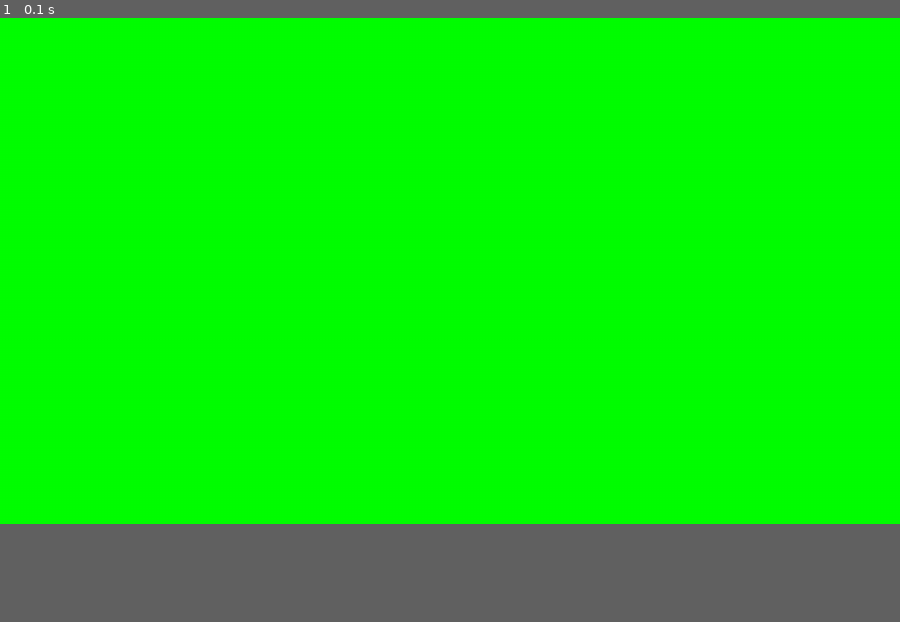
Above: before the commit, frame 1.
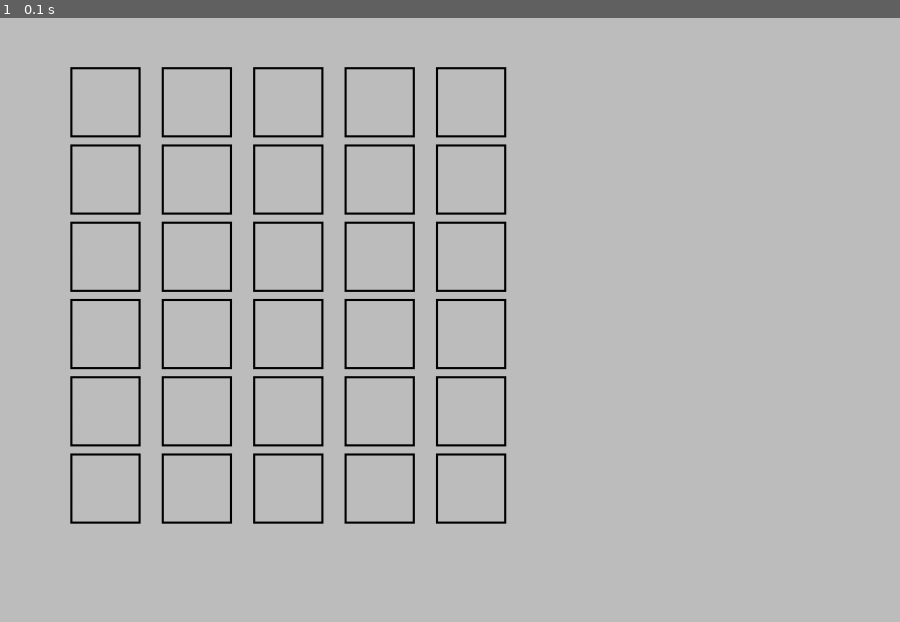
Above: after the commit, the same moment.

Repository: SandorMore/WordleQuant
Game: pygame game, started from main.py
Same seed, same stepped clock (60 frames per second), same inputs: the game is played once before the commit and once after it.
Inputs:
- Up to frame 1 (0.1 s): no input
The window is 900x506 before the commit and 900x604 after it. Grey fills any space a smaller window leaves; there, only what the larger window draws over its background counts as a difference.

The runs differ from the first frame. In frame 1, 84% of the frame differs, in the area x 0-100%, y 0-84%.

Commit message:
added letter slots

Diff:
--- a/main.py
+++ b/main.py
@@ -1,25 +1,44 @@
 import pygame as pg
-from utilities.model import Word
+from utilities.model import Word, Slot
 from utilities.pygameutil import Reader
 from utilities.model import wordFrequency
+
 reader = Reader("assets/words.txt")
 word = Word(5)
+slotList : list = []
+def DrawSlots(s:pg.display):
+
+    left, top = 100, 70
+    initialLeft = 100
+
+    for i in range(6):
+        for i in range(5):
+            pg.draw.rect(s, "black", [left, top, 100, 100], 3)
+            slotList.append(Slot(left,top,100,100))
+            left += 130
+
+        left = initialLeft
+        top += 110
+
 
 def main():
     pg.init()
-    screen = pg.display.set_mode((1280, 720))
+    screen = pg.display.set_mode((1280, 860))
     clock = pg.time.Clock()
+
     while True:
-       screen.fill(color = "green")
+        screen.fill(color = "gray")
 
-       for event in pg.event.get():
+        DrawSlots(s=screen)
+
+        for event in pg.event.get():
           if event.type == pg.QUIT:
             pg.quit()
             raise SystemExit
 
-       pg.display.flip()
+        pg.display.flip()
 
-       clock.tick(60)
+        clock.tick(60)
 
 if __name__ == "__main__":
     reader.printAllWords()
--- a/utilities/model.py
+++ b/utilities/model.py
@@ -1,4 +1,7 @@
+import pygame as pg
+
 wordFrequency : dict = {}
+
 class Word:
     length:int
     word:str
@@ -11,3 +14,10 @@
         for i in range(0, 5):
             if(guess[i] == self.word):
                 pass
+
+class Slot:
+    rect:pg.Rect
+    letter:chr
+
+    def __init__(self, left:int, top:int, width:int, height:int):
+        self.rect = pg.Rect(left,top,width,height)
